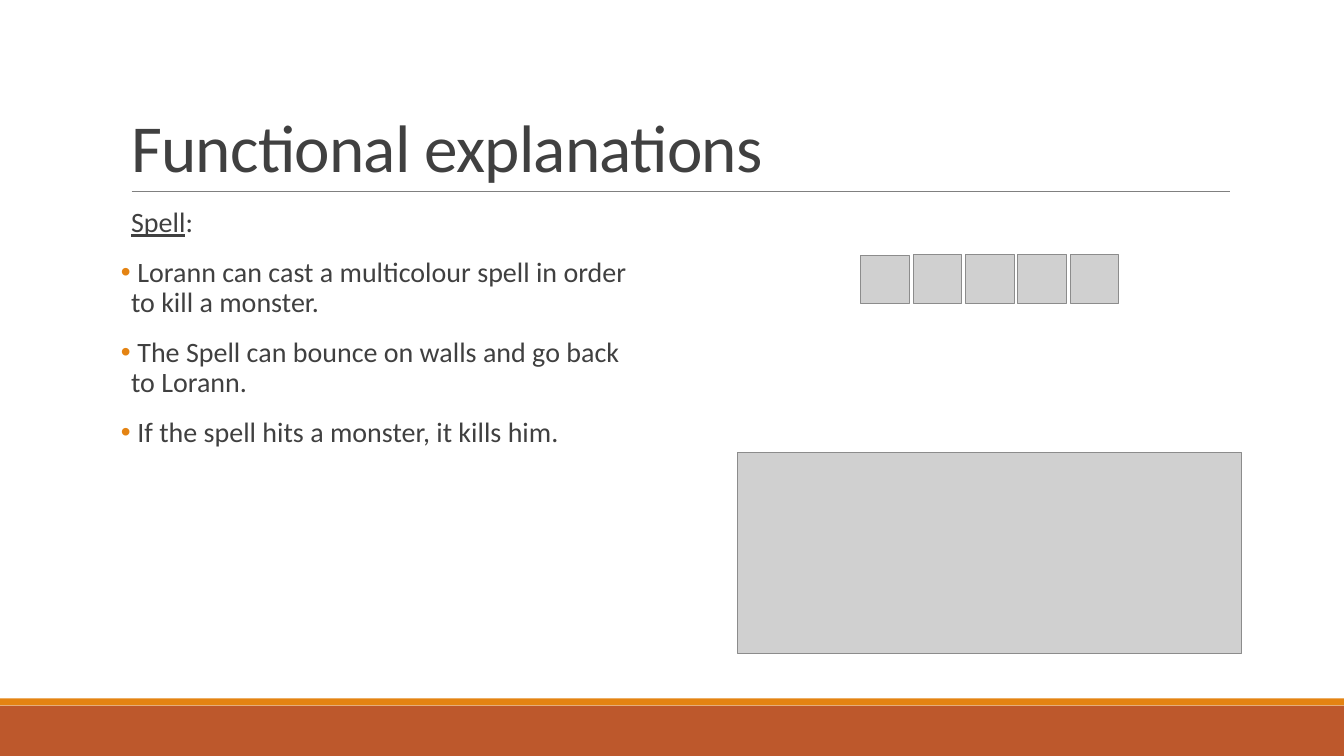
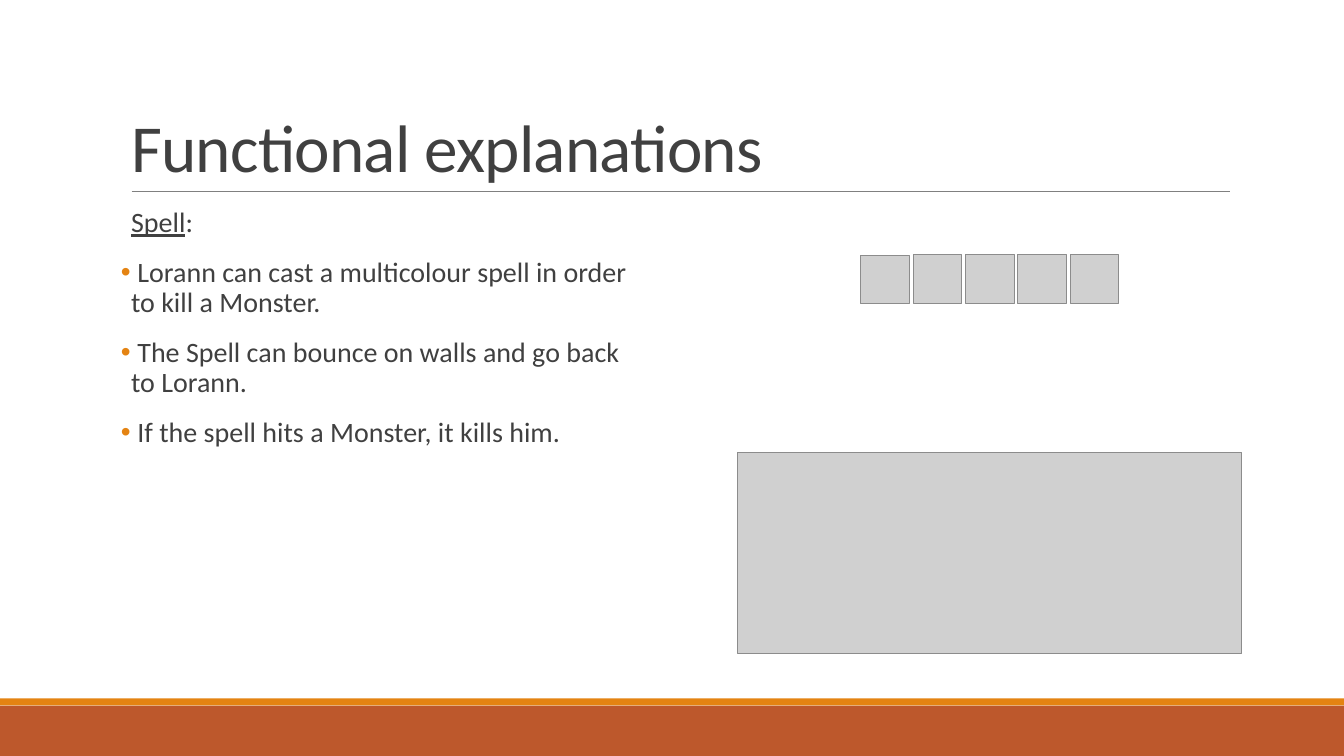
Before and after one commit to Studisys/Lorann-Java-Project----Exia-CESI-A1, a slide deck: slide 9 of Deliverables/Lorann - PowerPoint.pptx. Drawn at 1344x756 pixels with LibreOffice and Linux fonts; fonts in the diff are those of the drawing; grey boxes stand for pictures. Boxes give left, top, right and bottom in pixels: in the first picture for what was removed or moved away, otherwise in the second. Text is boxed around its words. In the diff, an @@ line names an element or a change of style, - is before the commit and + after.

```diff
--- a/Deliverables/Lorann - PowerPoint.pptx
+++ b/Deliverables/Lorann - PowerPoint.pptx
@@ text at (x1=131, y1=262, x2=627, y2=312): text changed @@
-• Lorann can cast a multicolour spell in order to kill a monster.
+• Lorann can cast a multicolour spell in order to kill a Monster.
@@ text at (x1=137, y1=422, x2=560, y2=447): text changed @@
-• If the spell hits a monster, it kills him.
+• If the spell hits a Monster, it kills him.
```
Also in this commit, not shown: 1 other slide changed.
